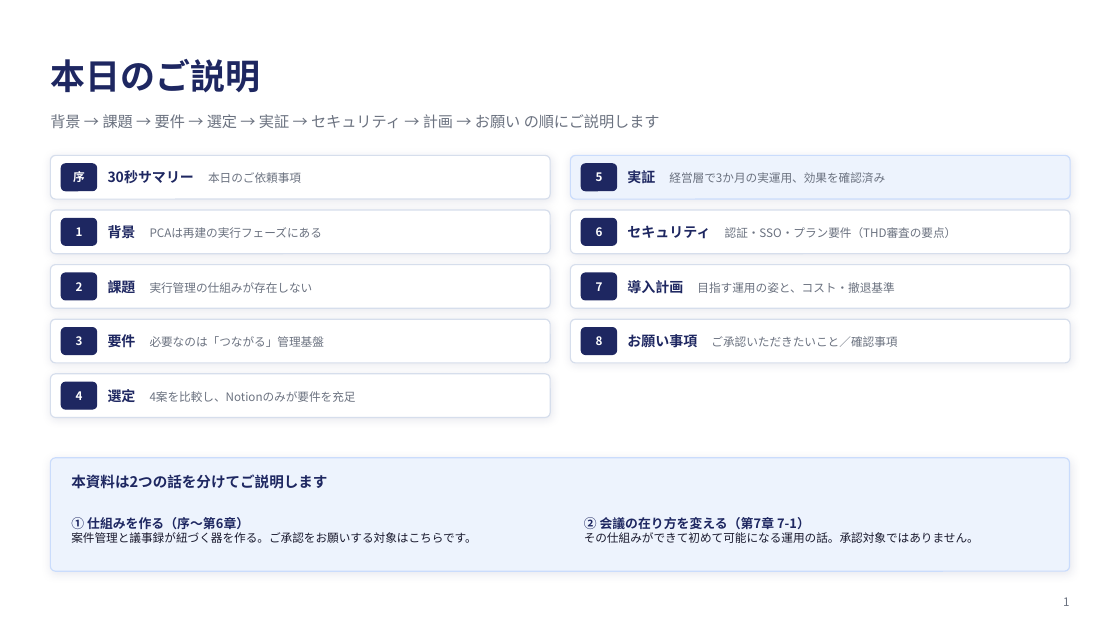
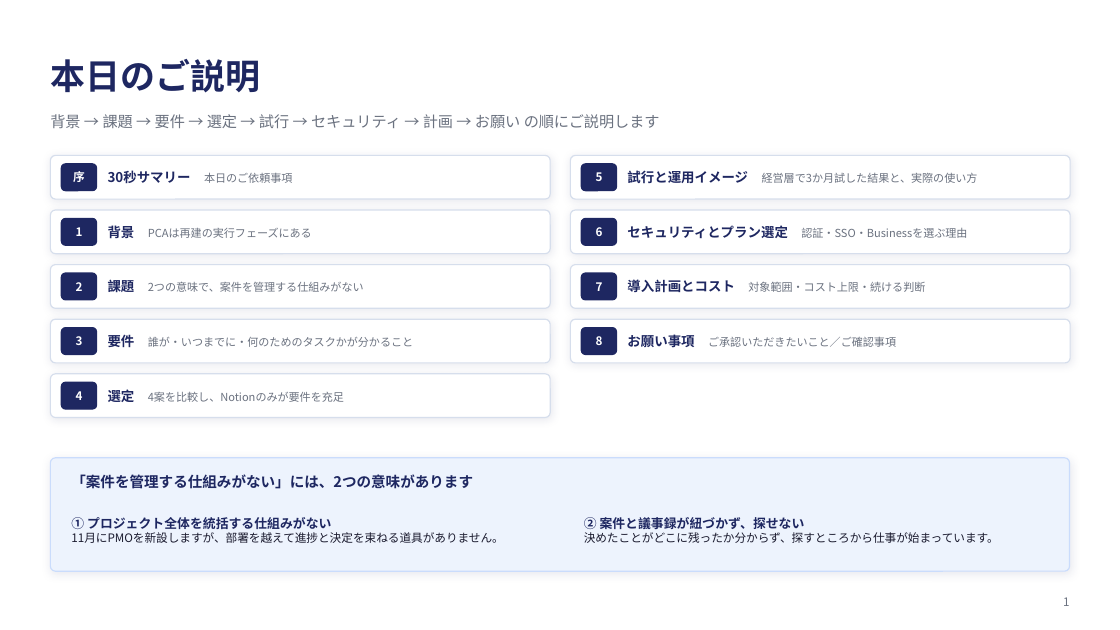
Before and after one commit to nii-d/claude-test, a slide deck: slide 2 of notion-thd-proposal.pptx. Drawn at 1120x630 pixels with LibreOffice and Linux fonts; fonts in the diff are those of the drawing. Boxes give left, top, right and bottom in pixels: in the first picture for what was removed or moved away, otherwise in the second. Text is boxed around its words. In the diff, an @@ line names an element or a change of style, - is before the commit and + after.

```diff
--- a/notion-thd-proposal.pptx
+++ b/notion-thd-proposal.pptx
@@ text at (x1=50, y1=114, x2=660, y2=128): text changed @@
-背景 → 課題 → 要件 → 選定 → 実証 → セキュリティ → 計画 → お願い の順にご説明します
+背景 → 課題 → 要件 → 選定 → 試行 → セキュリティ → 計画 → お願い の順にご説明します
@@ text "30秒サマリー 本日のご依頼事項" at (x1=108, y1=170, x2=292, y2=184): size 12 to 11.5 pt in "30秒サマリー"; size 10 to 9.5 pt in "本日のご依頼事項" @@
@@ rounded rectangle at (x1=571, y1=155, x2=1070, y2=199): fill #EDF3FD to #FFFFFF; outline #CADCFC 1 pt to #D6DEEC 1 pt @@
@@ text at (x1=627, y1=170, x2=978, y2=184): text changed; size 10 to 9.5 pt @@
-実証 経営層で3か月の実運用、効果を確認済み
+試行と運用イメージ 経営層で3か月試した結果と、実際の使い方
@@ text "背景 PCAは再建の実行フェーズにある" at (x1=108, y1=225, x2=312, y2=238): size 12 to 11.5 pt in "背景"; size 10 to 9.5 pt in "PCAは再建の実行フェーズにある" @@
@@ text at (x1=627, y1=225, x2=967, y2=238): text changed; size 10 to 9.5 pt @@
-セキュリティ 認証・SSO・プラン要件（THD審査の要点）
+セキュリティとプラン選定 認証・SSO・Businessを選ぶ理由
@@ text at (x1=108, y1=277, x2=364, y2=295): text changed; size 10 to 9.5 pt @@
-課題 実行管理の仕組みが存在しない
+課題 2つの意味で、案件を管理する仕組みがない
@@ text at (x1=627, y1=279, x2=925, y2=293): text changed; size 10 to 9.5 pt @@
-導入計画 目指す運用の姿と、コスト・撤退基準
+導入計画とコスト 対象範囲・コスト上限・続ける判断
@@ text at (x1=108, y1=335, x2=413, y2=347): text changed; size 10 to 9.5 pt @@
-要件 必要なのは「つながる」管理基盤
+要件 誰が・いつまでに・何のためのタスクかが分かること
@@ text at (x1=627, y1=334, x2=896, y2=348): text changed; size 10 to 9.5 pt @@
-お願い事項 ご承認いただきたいこと／確認事項
+お願い事項 ご承認いただきたいこと／ご確認事項
@@ text "選定 4案を比較し、Notionのみが要件を充足" at (x1=108, y1=389, x2=344, y2=402): size 12 to 11.5 pt in "選定"; size 10 to 9.5 pt @@
@@ text at (x1=71, y1=474, x2=473, y2=489): text changed @@
-本資料は2つの話を分けてご説明します
+「案件を管理する仕組みがない」には、2つの意味があります
@@ text at (x1=71, y1=517, x2=504, y2=543): text changed @@
-① 仕組みを作る（序〜第6章）
-案件管理と議事録が紐づく器を作る。ご承認をお願いする対象はこちらです。
+① プロジェクト全体を統括する仕組みがない
+11月にPMOを新設しますが、部署を越えて進捗と決定を束ねる道具がありません。
@@ text at (x1=584, y1=517, x2=999, y2=543): text changed @@
-② 会議の在り方を変える（第7章 7-1）
-その仕組みができて初めて可能になる運用の話。承認対象ではありません。
+② 案件と議事録が紐づかず、探せない
+決めたことがどこに残ったか分からず、探すところから仕事が始まっています。
```
Also in this commit, not shown: 25 other slides changed, 4 slides added, 2 slides removed, 1 other file.
